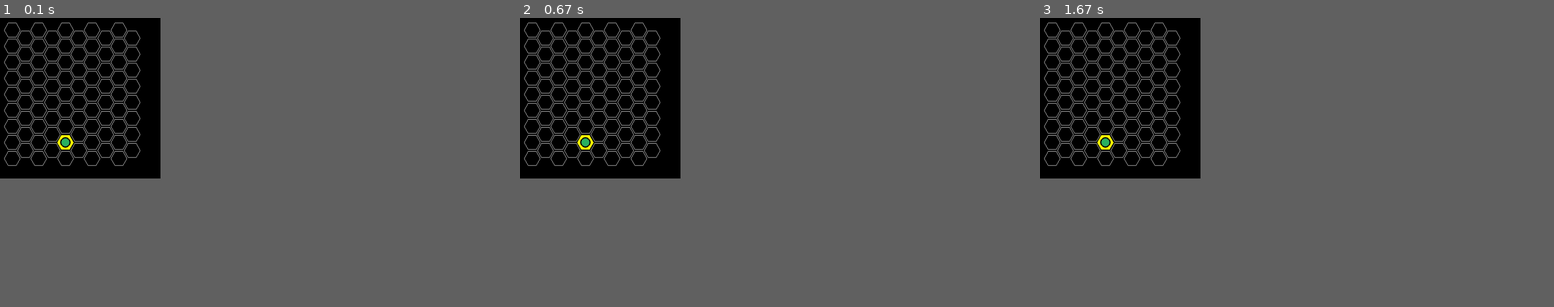
Above: before the commit, frames 1-3 (left to right).
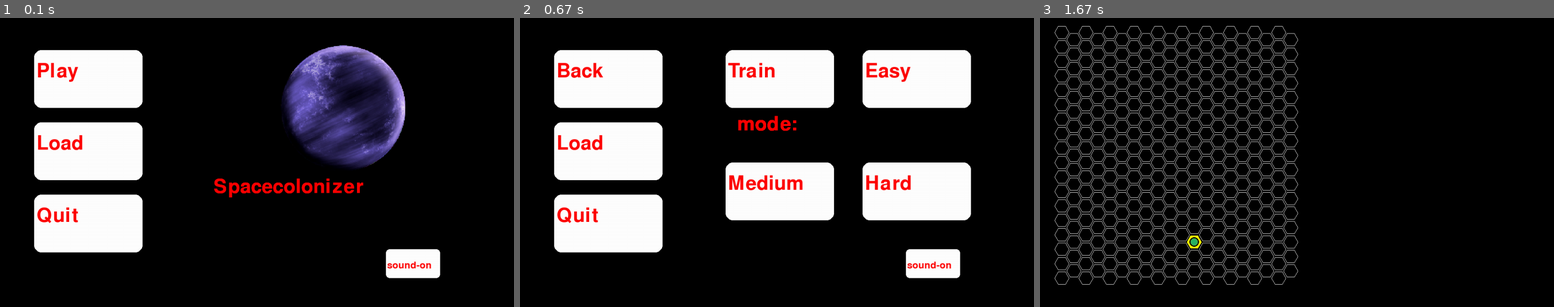
Above: after the commit, the same moments.

Repository: MixYellow/pygameprogect
Game: pygame game, started from Spacecolonizer.py
Same seed, same stepped clock (60 frames per second), same inputs: the game is played once before the commit and once after it.
Inputs (mouse positions are in pixels of both pictures, inside the frame that each line leads up to):
- Up to frame 1 (0.1 s): no input
- Up to frame 2 (0.67 s): click (602, 78) at 0.38 s, where only the run after the commit has a clickable "Play"
- Up to frame 3 (1.67 s): click (1297, 182) at 0.72 s; click (1137, 119) at 1.05 s
In our replay, the window is 281x281 before the commit and 900x506 after it. These sizes can differ from the game's own. Grey fills any space a smaller window leaves; there, only what the larger window draws over its background counts as a difference.

The runs differ from the first frame. In frame 1, 24% of the frame differs, in the area x 0-86%, y 1-91%; in frame 2, 32%, in the area x 0-88%, y 1-91%; in frame 3, 11%.

Commit message:
+start realization game menu +6 new image +fix for all screen rect +start realization ingame menu +2 classes: Button, GameMenu +fix bugs

Diff:
--- a/Board.py
+++ b/Board.py
@@ -6,14 +6,14 @@
 
 class Board:
     # создание поля
-    def __init__(self, width, height):
+    def __init__(self, width, height, cell_size):
         self.width = width
         self.height = height
         self.board = []
         # значения по умолчанию
-        self.left = 30
-        self.top = 30
-        self.cell_size = 20
+        self.left = cell_size * 3
+        self.top = cell_size * 2
+        self.cell_size = cell_size
 
         self.height_polygon = self.cell_size * 5
         self.vert = self.cell_size * 1
@@ -27,22 +27,17 @@
         self.help1 = []
         for _ in range(self.height):
             for __ in range(self.width):
-                # who_it_is = [0, 1, 2]
-                # who_it_is = choices(who_it_is, weights=[0.3, 0.2, 0.5])[0]
-                # if who_it_is == 0:
-                #     who_it_is = choices(lst_of_types_of_hex[0], weights=[0.3, 0.3, 0.4])
-                # elif who_it_is == 1:
-                #     who_it_is = choices(lst_of_types_of_hex[1], weights=[0.2, 0.4, 0.4])
-                # else:
-                #     who_it_is = choices(lst_of_types_of_hex[2], weights=[0.68, 0.0, 0.2, 0.1, 0.02])
-                #
-                # self.help1.append(Hex((_ % 2) * self.width_polygon * (3 / 18) + __ * self.horiz + self.left,
-                #                       _ * self.vert + self.top, who_it_is))
+                who_it_is = [0, 1, 2]
+                who_it_is = choices(who_it_is, weights=[0.3, 0.2, 0.5])[0]
+                if who_it_is == 0:
+                    who_it_is = choices(lst_of_types_of_hex[0], weights=[0.3, 0.3, 0.4])
+                elif who_it_is == 1:
+                    who_it_is = choices(lst_of_types_of_hex[1], weights=[0.2, 0.4, 0.4])
+                else:
+                    who_it_is = choices(lst_of_types_of_hex[2], weights=[0.68, 0.0, 0.2, 0.1, 0.02])
 
                 self.help1.append(Hex((_ % 2) * self.width_polygon * (3 / 18) + __ * self.horiz + self.left,
-                                      _ * self.vert + self.top, ['trap']))
-
-
+                                      _ * self.vert + self.top, who_it_is))
 
             self.board.append(self.help1)
             self.help1 = []
--- /dev/null
+++ b/Button.py
@@ -0,0 +1,58 @@
+import pygame
+
+
+class Button:
+    def __init__(self, coord, cell_size, status=None, col=(0, 0, 0)):
+        self.coords = coord
+        self.cell_size = cell_size
+        self.color = col
+        self.status = status
+        self.font = pygame.font.SysFont('Algerian', cell_size * 2)
+
+    def params(self):
+        return (self.coords[0], self.coords[1], self.cell_size * 7,
+                self.cell_size * 4)
+
+    def inButton(self, pos):
+        params = self.params()
+        if pos[0] > params[0] and pos[1] > params[1] and pos[0] < params[0] + params[2] \
+                and pos[1] < params[1] + params[3]:
+            return True
+        else:
+            return False
+
+    def highlighted(self, button):
+        self.color = (255, 255, 255)
+
+    def triggered(self, pos, menu):
+        if self.inButton(pos) is True:
+            if self.status == 'Play':
+                menu.play_menu_change_status('on')
+            elif self.status == 'sound-off':
+                menu.set_sound_status('on')
+            elif self.status == 'sound-on':
+                menu.set_sound_status('off')
+            elif self.status == 'Quit':
+                pygame.quit()
+            elif self.status == 'Back':
+                menu.play_menu_change_status('off')
+            elif self.status == 'Easy':
+                menu.switch_choice('Easy')
+                menu.set_status('off')
+            elif self.status == 'Medium':
+                menu.switch_choice('Medium')
+                menu.set_status('off')
+            else:
+                print(self.status)
+
+
+
+    def __int__(self):
+        return self.coords
+
+    def draw(self, screen, cell_size):
+        pygame.draw.rect(screen, pygame.Color('White'), (self.params()[0], self.params()[1],
+                                                         self.params()[2] + self.cell_size // 2,
+                                                         self.params()[3]), 0, self.cell_size // 2)
+        screen.blit(self.font.render(self.status, True, (255, 0, 0)),
+                    (self.coords[0] + self.cell_size // 6, self.coords[1] + cell_size // 1.25))
--- a/Effects.py
+++ b/Effects.py
@@ -3,7 +3,7 @@
 import sys
 from random import choice, randint
 from math import sqrt
-from consts import EXPLORELST, FLYLST, GRAVITY, DROPLST, ONETIMELST, FALLINGLST
+from consts import EXPLORELST, FLYLST, GRAVITY, DROPLST, ONETIMELST, FALLINGLST, JUMPINGLST, ATTACKLST
 
 pygame.init()
 all_sprites = pygame.sprite.Group()
@@ -39,13 +39,17 @@
         types = 'big'
     elif name in FALLINGLST:
         types = 'fall'
+    elif name in JUMPINGLST:
+        types = 'up'
+    elif name in ATTACKLST:
+        types = 'attack'
 
     # количество создаваемых частиц
     if types == 'drop':
         particle_count = 3
     elif types == 'big':
         particle_count = 1
-    elif types == 'fall':
+    elif types == 'fall' or types == 'up' or types == 'attack':
         particle_count = 5
     else:
         particle_count = 20
@@ -73,13 +77,17 @@
 
     def __init__(self, pos, dx, dy, name, radius, types):
         self.types = types
-        if types == 'drop':
+        if types == 'drop' or types == 'attack':
             self.pictures = [load_image(name, (radius // 1.5, radius // 1.5))]
             for scale in (radius // 1.5, radius // 1.5 + 5, radius // 1.5 + 10):
                 self.pictures.append(pygame.transform.scale(self.pictures[0], (scale, scale)))
         elif types == 'big':
             self.pictures = [load_image(name, (radius, radius))]
             self.pictures.append(pygame.transform.scale(self.pictures[0], (radius, radius)))
+        elif types == 'fall' or types == 'up':
+            self.pictures = [load_image(name, (radius // 2, radius // 2))]
+            for scale in (radius // 2, radius // 2 + 5, radius // 2 + 10):
+                self.pictures.append(pygame.transform.scale(self.pictures[0], (scale, scale)))
         else:
             self.pictures = [load_image(name, (radius // 2, radius // 2))]
             for scale in (radius // 3, radius // 2 + 5, radius // 2 + 10):
@@ -91,8 +99,11 @@
         self.flagdrop = False
 
         self.velocity = [dx, dy]
-        if types == 'drop':
-            self.rect.x, self.rect.y = pos
+        if types == 'fall':
+            self.rect.x, self.rect.y = pos[0], pos[1] - radius // 2
+            self.oldrectx, self.oldrecty = pos
+        elif types == 'attack':
+            self.rect.x, self.rect.y = pos[0] + randint(-radius, radius), pos[1] + randint(-radius, radius)
             self.oldrectx, self.oldrecty = pos
         else:
             self.oldrectx, self.oldrecty = pos
@@ -111,17 +122,19 @@
             self.gravity_y = randint(-1, 0) / 200
             self.gravity = -0.02
         elif types == 'fall':
-            self.velocity[1] = randint(-2, 0)
-            self.rect.x = self.rect.x + randint(-radius // 2, radius // 2)
+            self.rect.x = self.rect.x + randint(-radius // 2.5, radius // 2.5)
             self.gravity_y = randint(-1, 0) / 200
             self.gravity = 1
+        elif types == 'up':
+            self.rect.x = self.rect.x + randint(-radius // 3, radius // 3)
+            self.gravity_y = randint(-1, 0) / 200
+            self.gravity = -1
         elif types == 'big':
             self.gravity = -1
 
-
     def update(self):
         if self.types == 'drop':
-            if (sqrt((self.rect.x - self.oldrectx) ** 2 + (self.rect.y - self.oldrecty) ** 2) > self.radius * 2
+            if (sqrt((self.rect.x - self.oldrectx) ** 2 + (self.rect.y - self.oldrecty) ** 2) > self.radius * 1.25
             or self.velocity[0] == 0 and self.velocity[1] == 0) or self.flagdrop is True:
                 if self.flagdrop is False:
                     self.flagdrop = True
@@ -140,14 +153,27 @@
             else:
                 self.rect.x += self.velocity[0]
                 self.rect.y += self.velocity[1] + self.gravity
+        elif self.types == 'attack':
+            self.gravity_x = abs(self.rect.x - self.oldrectx) / 9
+            self.gravity_y = abs(self.rect.y - self.oldrecty) / 9
+            if self.rect.x > self.oldrectx:
+                self.rect.x -= self.gravity_x
+            elif self.rect.x < self.oldrectx:
+                self.rect.x += self.gravity_x
+            if self.rect.y > self.oldrecty:
+                self.rect.y -= self.gravity_y
+            elif self.rect.y < self.oldrecty:
+                self.rect.y += self.gravity_y
+            if (sqrt((self.rect.x - self.oldrectx) ** 2 + (self.rect.y - self.oldrecty) ** 2)) < self.radius / 3:
+                self.kill()
         elif self.types == 'big':
             self.rect.y += self.gravity
             if sqrt((self.rect.x - self.oldrectx) ** 2 + (self.rect.y - self.oldrecty) ** 2) > self.radius * 2 or \
                     self.velocity[0] == 0 and self.velocity[1] == 0:
                 self.kill()
-        elif self.types == 'fall':
+        elif self.types == 'fall' or self.types == 'up':
             self.rect.y += self.gravity
-            if sqrt((self.rect.x - self.oldrectx) ** 2 + (self.rect.y - self.oldrecty) ** 2) > self.radius // 1.5 or \
+            if sqrt((self.rect.x - self.oldrectx) ** 2 + (self.rect.y - self.oldrecty) ** 2) > self.radius // 1.75 or \
                     self.velocity[0] == 0 and self.velocity[1] == 0:
                 self.kill()
         else:
--- /dev/null
+++ b/GameMenu.py
@@ -0,0 +1,77 @@
+import pygame
+from Button import *
+from Effects import load_image
+
+
+class Menu:
+    def __init__(self, weight, height, cell_size, start_menu='on', sound='on', play_menu='off', choice='on'):  # добавить draw позиции для отрисовки логотипа, кнопок
+        self.cell_size = cell_size
+        self.start_menu = start_menu
+        self.play_menu = play_menu
+        self.sound = sound
+        self.quiter = Button((weight // 15, height // 9 + 10 * self.cell_size), self.cell_size, 'Quit')
+        self.save = Button((weight // 15, height // 9 + 5 * self.cell_size), self.cell_size, 'Save')
+        self.training = Button((weight // 2.5, height // 9), self.cell_size, 'Train')
+        self.easymode = Button((weight // 1.5, height // 9), self.cell_size, 'Easy')
+        self.mediummode = Button((weight // 2.5, height // 2), self.cell_size, 'Medium')
+        self.hardmode = Button((weight // 1.5, height // 2), self.cell_size, 'Hard')
+        self.backGeneral = Button((weight // 15, height // 9), self.cell_size, 'Back')
+        self.play = Button((weight // 15, height // 9), self.cell_size, 'Play')
+        self.load = Button((weight // 15, height // 9 + self.cell_size * 5), self.cell_size, 'Load')
+        self.soundoff = Button((weight * (2 / 3) + self.cell_size * 3, height * (4 / 5)), self.cell_size // 2,
+                          'sound-off')
+        self.soundon = Button((weight * (2 / 3) + self.cell_size * 3, height * (4 / 5)), self.cell_size // 2, 'sound-on')
+        self.status = 'on'
+        self.weight = weight
+        self.height = height
+        self.font = pygame.font.SysFont('Algerian', cell_size * 2)
+        self.buttons = []
+        self.choice = choice
+
+    def get_buttons(self):
+        self.buttons = []
+        if self.start_menu == 'off':
+            self.buttons = [self.save, self.quiter]
+        else:
+            if self.sound == 'on' and self.play_menu == 'on':
+                self.buttons = [self.backGeneral, self.load, self.soundon, self.quiter,
+                                self.training, self.easymode, self.mediummode, self.hardmode, self.backGeneral]
+            elif self.sound == 'on' and self.play_menu == 'off':
+                self.buttons = [self.play, self.load, self.soundon, self.quiter]
+            elif self.sound == 'off' and self.play_menu == 'on':
+                self.buttons = [self.backGeneral, self.load, self.soundoff, self.quiter,
+                                self.training, self.easymode, self.mediummode, self.hardmode, self.backGeneral]
+            elif self.sound == 'off' and self.play_menu == 'off':
+                self.buttons = [self.play, self.load, self.soundoff, self.quiter]
+        return self.buttons
+
+    def play_menu_change_status(self, change):
+        self.play_menu = change
+
+    def set_sound_status(self, status):
+        self.sound = status
+
+    def get_status(self):
+        return self.status
+
+    def set_status(self, new):
+        self.status = new
+
+    def switch_choice(self, mode):
+        self.choice = mode
+
+    def get_choice(self):
+        return self.choice
+
+    def show_menu(self, screen, buttons):
+        planet = pygame.transform.scale(load_image('planet.png', (self.cell_size * 8, self.cell_size * 8)), (self.cell_size * 13, self.cell_size * 13))
+        for button in buttons:
+            button.draw(screen, self.cell_size)
+            if self.play_menu == 'off':
+                screen.blit(self.font.render('Spacecolonizer', True, (255, 0, 0)),
+                            (self.weight // 2 - self.cell_size * 3, self.height // 2 + self.cell_size))
+                planetrect = planet.get_rect(center=(self.weight // 1.5, self.height // 3.2))
+                screen.blit(planet, planetrect)
+            else:
+                screen.blit(self.font.render('mode:', True, (255, 0, 0)),
+                           (self.weight // 2 - self.cell_size * 2.75, self.height // 3))
--- a/MainHero.py
+++ b/MainHero.py
@@ -134,13 +134,14 @@
 
         if status == 'lavender' or status == 'field' or status == 'desert':
             drop = library_of_gives[status]
-            if status == 'desert':
-                create_particles(board.get_board()[board_y][board_x].__int__(), 'sand.png', cell_size * 2)
-            elif status == 'field':
-                create_particles(board.get_board()[board_y][board_x].__int__(), 'meat.png', cell_size * 2)
-            elif status == 'lavender':
-                create_particles(board.get_board()[board_y][board_x].__int__(), 'lavender.png', cell_size * 2)
             count_in_inventory = self.inventory.count(drop)
+            if count_in_inventory != 3:
+                if status == 'desert':
+                    create_particles(board.get_board()[board_y][board_x].__int__(), 'sand.png', cell_size * 2)
+                elif status == 'field':
+                    create_particles(board.get_board()[board_y][board_x].__int__(), 'meat.png', cell_size * 2)
+                elif status == 'lavender':
+                    create_particles(board.get_board()[board_y][board_x].__int__(), 'lavender.png', cell_size * 2)
             self.inventory += [drop, drop, drop][0:(3 - count_in_inventory)]
         elif status == 'trap':
             if 'lavender flowers' in self.inventory:
@@ -149,8 +150,7 @@
                 create_particles(board.get_board()[board_y][board_x].__int__(), 'health.png', cell_size)
                 self.inventory.remove('lavender flowers')
             else:
-                # create_particles(board.get_board()[board_y][board_x].__int__(), 'boom.png', cell_size)
-                create_particles(board.get_board()[board_y][board_x].__int__(), 'speeddown.png', cell_size * 2)
+                create_particles(board.get_board()[board_y][board_x].__int__(), 'boom.png', cell_size)
                 if self.status_bar_health != []:
                     self.status_bar_health = ['death']
                     self.status_of_hero = 'death'
@@ -171,15 +171,18 @@
                     self.status_of_hero = 'death'
                     self.status_bar_health = ['death']
                 else:
+                    create_particles(board.get_board()[board_y][board_x].__int__(), 'angry.png', cell_size * 2)
                     self.status_bar_health += DEATHLST
                     self.go_to(last_coords[0], last_coords[1], main_hero, board, score - 1,
                                [last_coords[0], last_coords[1]])
                     self.status_bar_speed = SPEEDDEATHLST
         elif status == 'swamp':
             if 'sand' in self.inventory:
+                create_particles(board.get_board()[board_y][board_x].__int__(), 'steam.png', cell_size * 2)
                 self.inventory.remove('sand')
                 board.get_board()[board_y][board_x].set_territory_status(['emptiness'])
             elif self.status_bar_speed == [] or 'death' not in self.status_bar_health:
+                create_particles(board.get_board()[board_y][board_x].__int__(), 'speeddown.png', cell_size * 2)
                 self.status_bar_speed = SPEEDDOWNLST
         elif status == 'animals':
             if 'meat' in self.inventory:
@@ -187,13 +190,15 @@
                 self.status_bar_speed = LSTSPEEDUP
                 self.inventory.remove('meat')
                 board.get_board()[board_y][board_x].set_territory_status(['emptiness'])
+                create_particles(board.get_board()[board_y][board_x].__int__(), 'speedup.png', cell_size * 2)
             else:
-                lucky = choices(['lucky', 'notlucky'], [0.9, 0.1])
+                lucky = choices(['lucky', 'notlucky'], [0.8, 0.2])
                 if lucky == 'notlucky':
                     if 'lavender flowers' in self.inventory:
                         create_particles(board.get_board()[board_y][board_x].__int__(), 'health.png', cell_size)
                         self.inventory.remove('lavender flowers')
                     elif self.status_bar_health == []:
+                        create_particles(board.get_board()[board_y][board_x].__int__(), 'beet.png', cell_size * 2)
                         self.status_bar_health += DEATHLST
                         self.go_to(last_coords[0], last_coords[1], main_hero, board, score - 1,
                                    [last_coords[0], last_coords[1]])
--- a/Spacecolonizer.py
+++ b/Spacecolonizer.py
@@ -3,37 +3,60 @@
 from Hex import *
 from Effects import *
 from consts import *
+from GameMenu import *
+from Button import *
 
 if __name__ == '__main__':
-    # pygame.init()
-    # infoObject = pygame.display.Info()
-    # W, H = infoObject.current_w, infoObject.current_h
-    # pygame.display.set_mode((W, H))
+    pygame.display.set_mode((W, H))
     pygame.init()
     pygame.display.set_caption('SpaceColonizer')
-    screen = pygame.display.set_mode((400, 400))
-    board = Board(5, 17)
-    dopcoords = board.prerender()
-    score = 0
-    main_hero = MainHero(dopcoords[0], dopcoords[1])
-    addtoall_sprites('boom.png')
+    screen = pygame.display.set_mode((W, H))
     clock = pygame.time.Clock()
+
     running = True
-    while running:
-        for event in pygame.event.get():
-            if event.type == pygame.QUIT:
-                running = False
-            if event.type == pygame.MOUSEBUTTONDOWN:
-                what = board.on_click(event.pos, board)
-                if what is not False:
-                    score = main_hero.go_to(what[0], what[1], main_hero, board, score)
-                print(score)
-                print(main_hero.get_status_of_hero())
-        all_sprites.update()
-        screen.fill((0, 0, 0))
-        board.render(screen, main_hero)
-        all_sprites.draw(screen)
-        pygame.display.flip()
-        clock.tick(50)
+    menu_open = 'on'
+    while running is True:
+        menu = Menu(W, H, H // 20)
+        while menu_open == 'on' and running is True:
+            buttons = [] + menu.get_buttons()
+            menu_open = menu.get_status()
+            for event in pygame.event.get():
+                if event.type == pygame.QUIT:
+                    running = False
+                elif event.type == pygame.MOUSEBUTTONDOWN:
+                    for button in buttons:
+                        if button.triggered(event.pos, menu) is True:
+                            print('hello')
+            screen.fill((0, 0, 0))
+            menu.show_menu(screen, menu.get_buttons())
+            all_sprites.update()
+            pygame.display.flip()
+            clock.tick(50)
+
+        choice = menu.get_choice()
+        if choice == 'Easy':
+            cell_size = H // 20
+            board = Board(5, 17, cell_size)
+        if choice == 'Medium':
+            cell_size = H // 40
+            board = Board(10, 35, cell_size)
+        dopcoords = board.prerender()
+        score = 0
+        main_hero = MainHero(dopcoords[0], dopcoords[1])
+
+        while menu_open == 'off' and running is True:
+            for event in pygame.event.get():
+                if event.type == pygame.QUIT:
+                    running = False
+                elif event.type == pygame.MOUSEBUTTONDOWN:
+                    what = board.on_click(event.pos, board)
+                    if what is not False:
+                        score = main_hero.go_to(what[0], what[1], main_hero, board, score)
+            screen.fill((0, 0, 0))
+            board.render(screen, main_hero)
+            all_sprites.draw(screen)
+            all_sprites.update()
+            pygame.display.flip()
+            clock.tick(50)
 
     pygame.quit()
--- a/consts.py
+++ b/consts.py
@@ -1,6 +1,12 @@
+import pygame
+
 lst_of_types_of_hex = [['lavender', 'field', 'desert'],  # good
                        ['trap', 'natives', 'swamp'],  # bad
                        ['emptiness', 'good_natives', 'magma', 'animals', 'volcano']]  # neutral
+
+pygame.init()
+infoObject = pygame.display.Info()
+W, H = infoObject.current_w, infoObject.current_h
 
 DEATHLST = ['injured', 'injured', 'injured', 'injured', 'injured', 'injured', 'injured', 'injured', 'injured',
             'injured',
@@ -19,12 +25,16 @@
 
 FLYLST = ['health.png', 'heart.png']
 
-ONETIMELST = ['world.png']
+ONETIMELST = ['world.png', 'steam.png']
 
 DROPLST = ['lavender.png', 'meat.png', 'sand.png']
 
 FALLINGLST = ['speeddown.png']
 
+JUMPINGLST = ['speedup.png']
+
+ATTACKLST = ['beet.png', 'angry.png']
+
 GRAVITY = 0.2
 
-cell_size = 20
+cell_size = H // 20
Binary file added: img/angry.png
Binary file added: img/beet.png
Binary file added: img/magma.png
Binary file added: img/planet.png
Binary file added: img/speedup.png
Binary file added: img/steam.png
